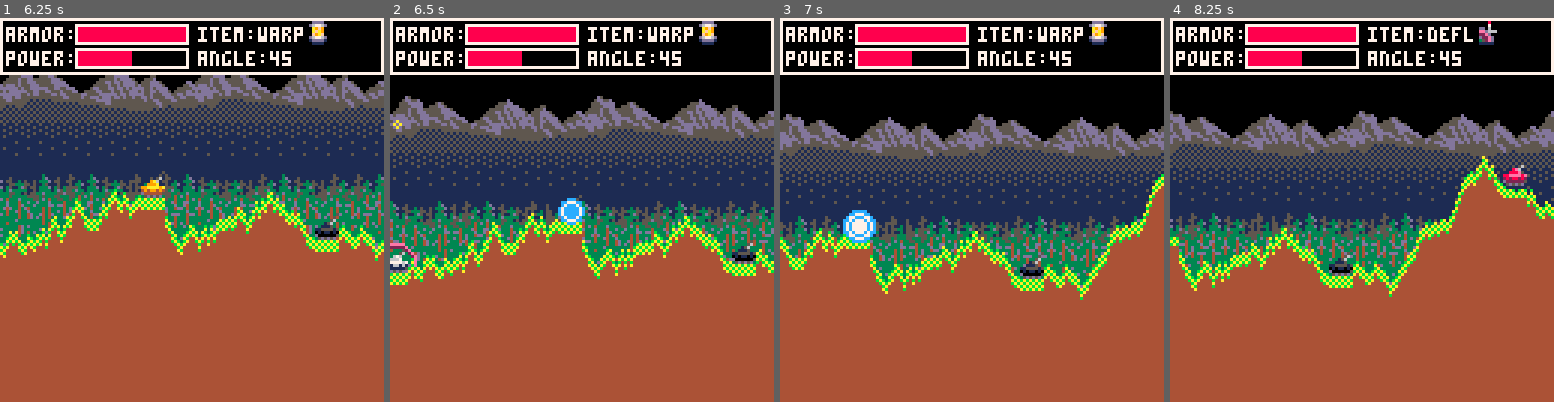
Above: before the commit, frames 1-4 (left to right).
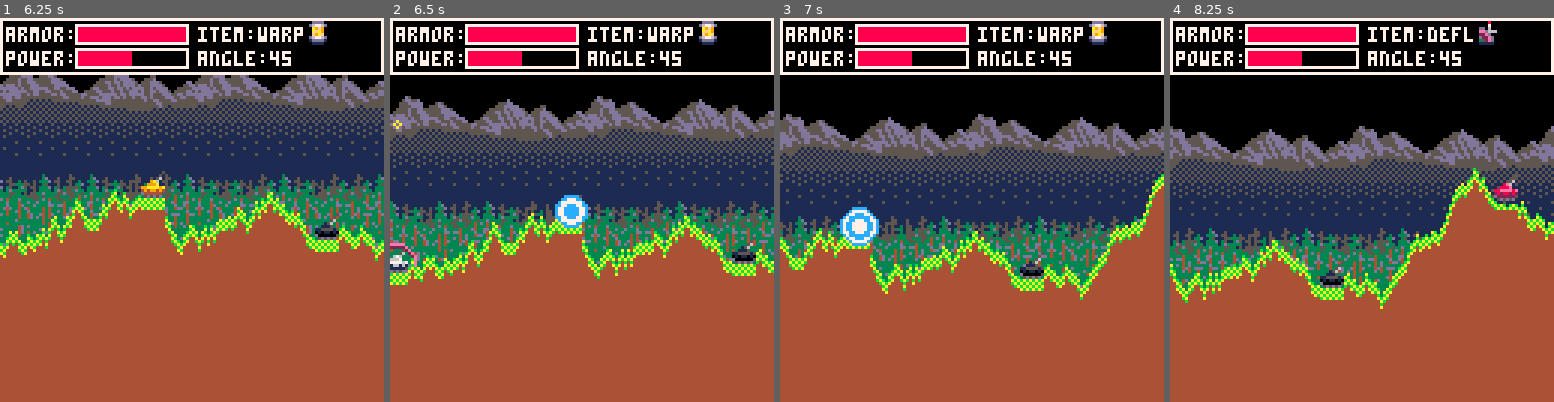
Above: after the commit, the same moments.

Repository: Alturos/LobLobLob
Game: PICO-8 cartridge tank.p8
The game is run twice, just before and just after one commit, with the same random seed, the same clock (stepped at 60 frames per second) and the same inputs.
Inputs (mouse positions are in pixels of both pictures, inside the frame that each line leads up to):
- Up to frame 1 (6.25 s): tap X (X key) at 0.33, 0.7, 1.43, 2.58, 3.1, 3.62, 4.13, 4.65, 5.17, 5.68, 6.2 s; click (157, 121) at 0.67 s; tap O (Z key) at 1.07, 1.8, 2.43, 3.07, 3.7, 4.33, 4.97, 5.6, 6.23 s; click (218, 267) at 1.22 s; click (280, 114) at 1.77 s; click (46, 259) at 2.32 s; hold Right 2.33-3.33 s; click (107, 106) at 2.87 s; hold Right 3.38-4.22 s; click (172, 256) at 3.42 s; click (234, 102) at 3.97 s; hold Up 4.27-4.67 s; click (295, 248) at 4.52 s; hold Right 4.72-5.72 s; click (61, 94) at 5.07 s; click (122, 244) at 5.62 s; hold Down 5.77-6.1 s; hold Left from 6.15 s (still down); click (184, 90) at 6.17 s
- Up to frame 2 (6.5 s): keep holding Left
- Up to frame 3 (7 s): click (1029, 236) at 6.72 s; tap X (X key) at 6.72 s; tap O (Z key) at 6.87 s; release Left at 6.98 s
- Up to frame 4 (8.25 s): hold Right 7.03-8.03 s; tap X (X key) at 7.23, 7.75 s; click (1481, 83) at 7.27 s; tap O (Z key) at 7.5, 8.13 s; click (1246, 229) at 7.82 s; hold Right from 8.08 s (still down)

Frame 1 is identical in both runs. In frame 2, 0.4% of the frame differs, in the area x 42-52%, y 46-55%; in frame 3, 0.6%; in frame 4, 22%, in the area x 0-100%, y 24-76%.

Commit message:
Calculate grade during fall step. Make TP bloom bigger

Diff:
--- a/tank.p8
+++ b/tank.p8
@@ -293,7 +293,7 @@
   if(bl.time == 25) then
    if(ct.tpbls == bl) then
     local dest = mid(6, (flr(rnd(fieldwidth)) + 1) * 2 % fieldwidth, fieldwidth-6)
-    ct.tpblt = addbloom(3, dest, heightmap[dest]-4,5,0)
+    ct.tpblt = addbloom(3, dest, heightmap[dest]-4,6,0)
     ct.tpblt.focus = true
     ct.x = -9
     ct.tpbls = nil
@@ -369,8 +369,7 @@
  camtarget = ct
  local tx, cx, cy = 0, flr(ct.x), flr(ct.y)
  local floor = cy + 8
- ct.grade_l=0
- ct.grade_r=0
+
  if (btn(1) and cx+8 < fieldwidth) then
   tx += tankspeed * step
   sfx(13,3)
@@ -386,9 +385,7 @@
  else
   sfx(-2,3)
  end
- local center,r,l = heightmap[flr(ct.x)+5],heightmap[flr(ct.x)+6],heightmap[flr(ct.x)+4]
- ct.grade_l = center-l
- ct.grade_r = center-r
+ calculate_grade(ct)
  ct.y = center-8
  ct.x = mid(0, fieldwidth, ct.x + tx)
  if(flr(ct.x) != cx) ct.tracktgl = not ct.tracktgl
@@ -445,6 +442,7 @@
    t.y += gravity * step
    falling =true
   elseif(flr(t.y) + 8 != fl) then t.y = fl + 8 end
+  calculate_grade(t)
  end
 
  if(falling) return
@@ -754,10 +752,16 @@
  elseif(itm.name == "araid") then used = true
  elseif(itm.name == "warp") then
   used = true
-  ct.tpbls = addbloom(3, ct.x+4, ct.y+4, 5, 0)
+  ct.tpbls = addbloom(3, ct.x+4, ct.y+4, 6, 0)
  end
  if(used) return st
  return aim
+end
+
+function calculate_grade(t)
+ local center,r,l = heightmap[flr(t.x)+5],heightmap[flr(t.x)+6],heightmap[flr(t.x)+4]
+ t.grade_l = center-l
+ t.grade_r = center-r
 end
 
 function v_len(x, y)
